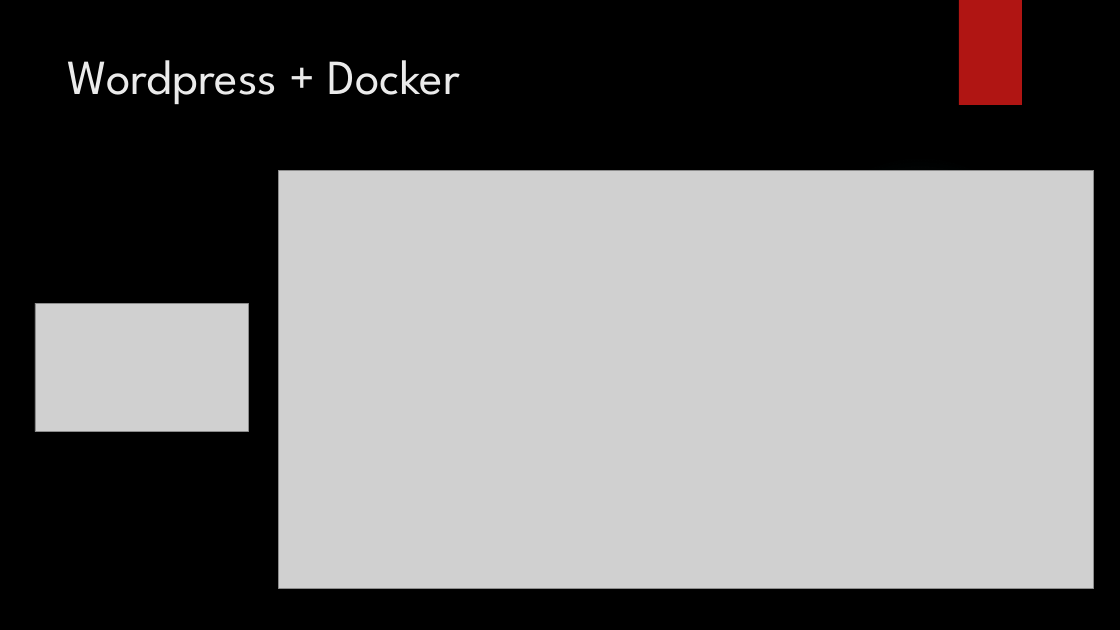
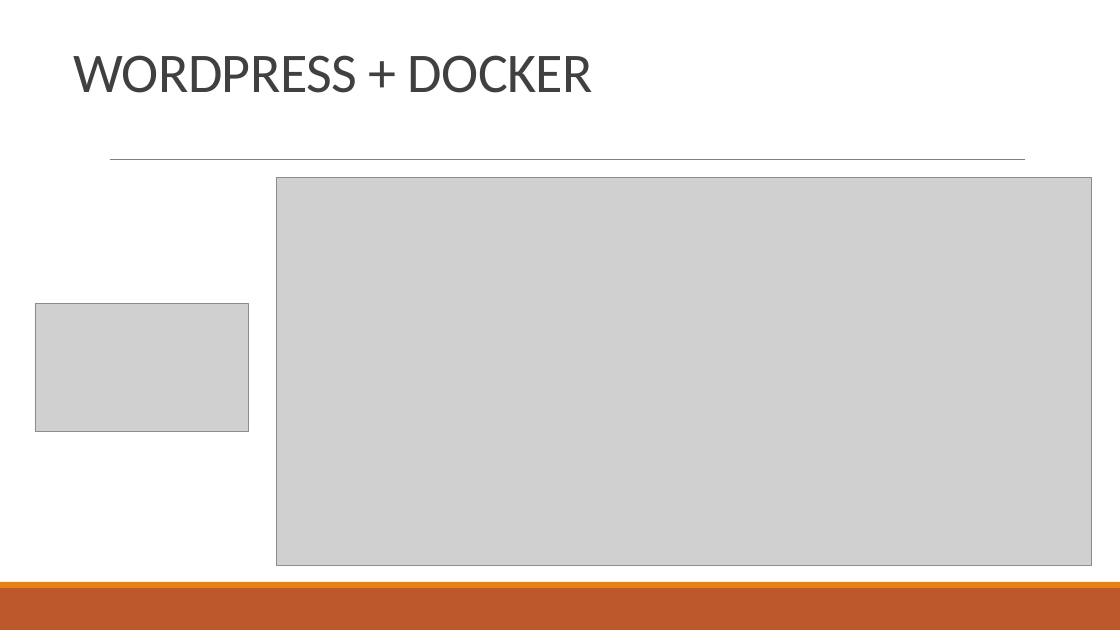
Before and after one commit to Jefer698/Solemne-3-Optativo, a slide deck: slide 3 of OPTATIVO DE ESPECIALIDAD presentacion s3.pptx. Drawn at 1120x630 pixels with LibreOffice and Linux fonts; fonts in the diff are those of the drawing; grey boxes stand for pictures; background and template pictures are left out. Boxes give left, top, right and bottom in pixels: in the first picture for what was removed or moved away, otherwise in the second. Text is boxed around its words. In the diff, an @@ line names an element or a change of style, - is before the commit and + after.

```diff
--- a/OPTATIVO DE ESPECIALIDAD presentacion s3.pptx
+++ b/OPTATIVO DE ESPECIALIDAD presentacion s3.pptx
@@ background picture (left out) to #FFFFFF @@
@@ rectangle removed at (x1=959, y1=0, x2=1022, y2=105) @@
@@ title "WORDPRESS + DOCKER" at (x1=73, y1=55, x2=593, y2=93): vertical alignment top to bottom @@
@@ title at (x1=73, y1=55, x2=593, y2=93): text changed; size 42 to 48 pt; font League Spartan to Calibri; text colour #EBEBEB to #404040 @@
-Wordpress + Docker
+WORDPRESS + DOCKER
@@ line added from (110, 160) to (1026, 160), #808080 0.5 pt @@
@@ picture resized from (x1=279, y1=171, x2=1094, y2=589) to (x1=276, y1=177, x2=1091, y2=565) @@
@@ ellipse removed at (x1=791, y1=154, x2=1049, y2=413) @@
@@ rectangle added at (x1=0, y1=588, x2=1120, y2=630), fill #BD582C @@
@@ rectangle added at (x1=0, y1=582, x2=1120, y2=588), fill #E48312 @@
```
Also in this commit, not shown: 9 other slides changed, 1 slide added, 1 slide removed, 2 other files.
